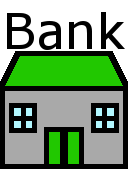
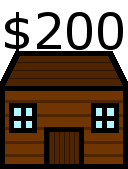
Two versions of the same layered image (128×169). Layer-by-layer changes:
added layer "$200" above "Bank" over [5,12,123,58]
hid "Bank" over [7,12,125,50]
added layer "Layer #3" above "Layer #1" over [9,95,123,164]
hid "Layer #1" over [9,103,119,164]
added layer "Layer copy" above "Layer" over [5,56,123,164]
hid "Layer" over [5,56,123,164]
